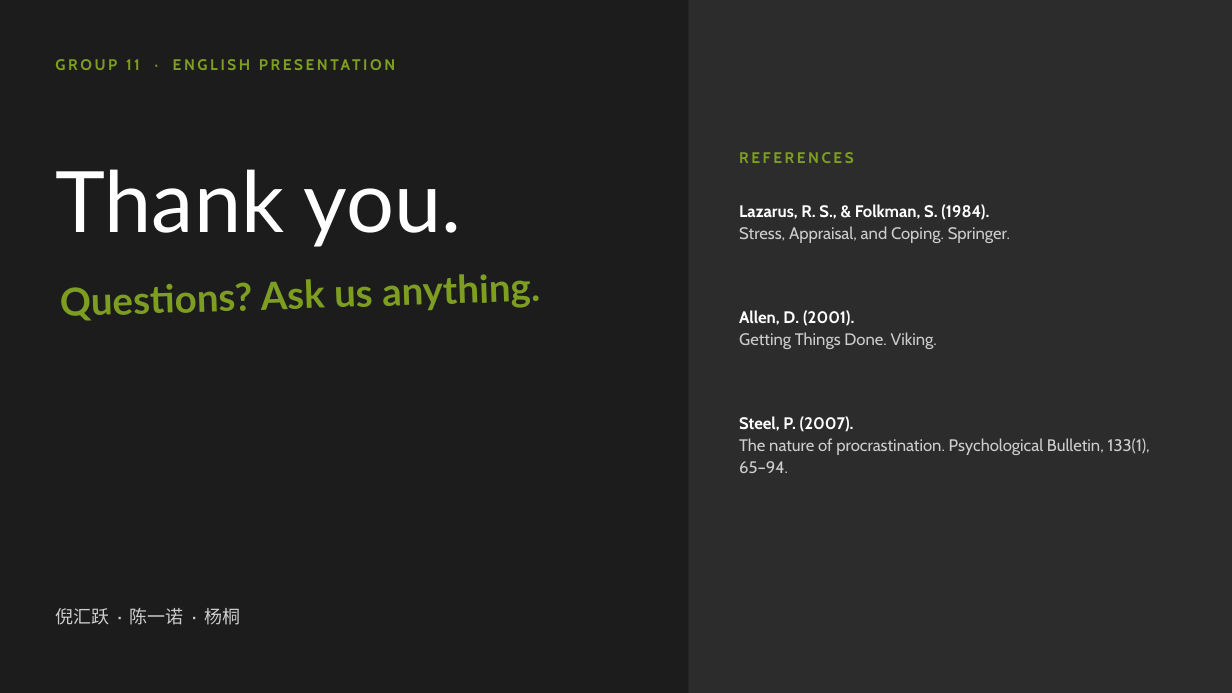
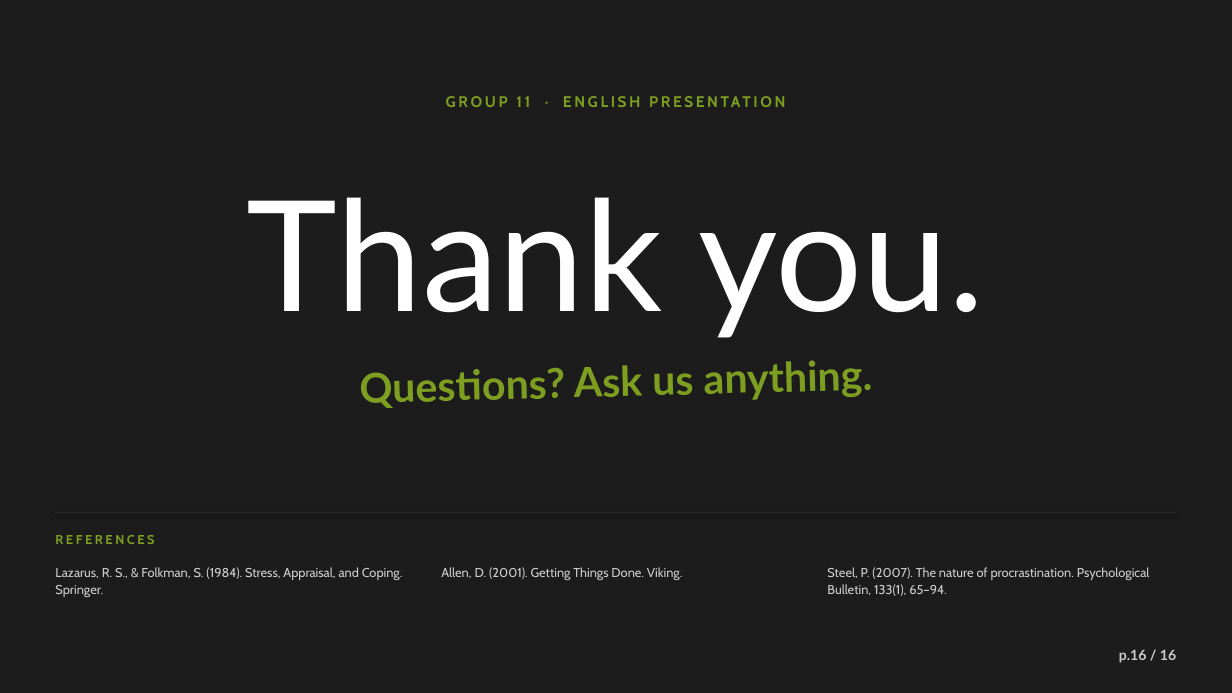
Before and after one commit to Kyson-CCHEN/English-presentation, a slide deck: slide 16 of Planning_Is_the_Pressure.pptx. Drawn at 1232x693 pixels with LibreOffice and Linux fonts; fonts in the diff are those of the drawing. Boxes give left, top, right and bottom in pixels: in the first picture for what was removed or moved away, otherwise in the second. Text is boxed around its words. In the diff, an @@ line names an element or a change of style, - is before the commit and + after.

```diff
--- a/Planning_Is_the_Pressure.pptx
+++ b/Planning_Is_the_Pressure.pptx
@@ rectangle removed at [689,0,1232,693] @@
@@ text "GROUP 11 · ENGLISH PRESENTATION": place and size @@
-text "GROUP 11 · ENGLISH PRESENTATION" at [55,55,610,83]
+text "GROUP 11 · ENGLISH PRESENTATION" at [55,92,1177,120]
@@ text "GROUP 11 · ENGLISH PRESENTATION" at [55,92,1177,120]: alignment left to centre @@
@@ text "Thank you." at [247,197,985,338]: size 66 to 120 pt; alignment left to centre; vertical alignment top to middle @@
@@ text "Questions? Ask us anything.": place and size @@
-text "Questions? Ask us anything." at [60,274,541,321]
+text "Questions? Ask us anything." at [360,360,873,408]
@@ text "Questions? Ask us anything." at [360,360,873,408]: size 30 to 32 pt; alignment left to centre @@
@@ text "REFERENCES": place and size @@
-text "REFERENCES" at [739,152,854,163]
+text "REFERENCES" at [55,535,154,544]
@@ text "REFERENCES" at [55,535,154,544]: size 12 to 10 pt @@
@@ line added from (55, 513) to (1177, 513), #2C2C2C 1 pt @@
@@ text at [55,567,403,597]: text changed; size 13 to 10 pt @@
-Lazarus, R. S., & Folkman, S. (1984).
-Stress, Appraisal, and Coping. Springer.
+Lazarus, R. S., & Folkman, S. (1984). Stress, Appraisal, and Coping. Springer.
@@ text at [441,567,683,580]: text changed; size 13 to 10 pt @@
-Allen, D. (2001).
-Getting Things Done. Viking.
+Allen, D. (2001). Getting Things Done. Viking.
@@ text at [827,567,1150,596]: text changed; size 13 to 10 pt @@
-Steel, P. (2007).
-The nature of procrastination. Psychological Bulletin, 133(1), 65–94.
+Steel, P. (2007). The nature of procrastination. Psychological Bulletin, 133(1), 65–94.
@@ text removed at [55,608,240,625] @@
-倪汇跃 · 陈一诺 · 杨桐
@@ text added at [1119,650,1176,663], 11 pt, text #CDCDCD, bold @@
+p.16 / 16
```
Also in this commit, not shown: 9 other slides changed.
